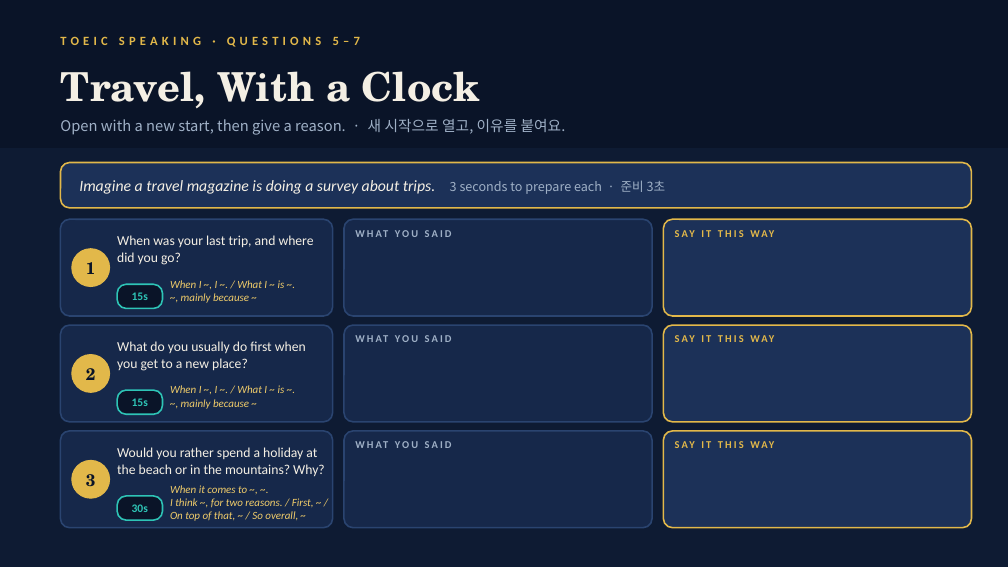
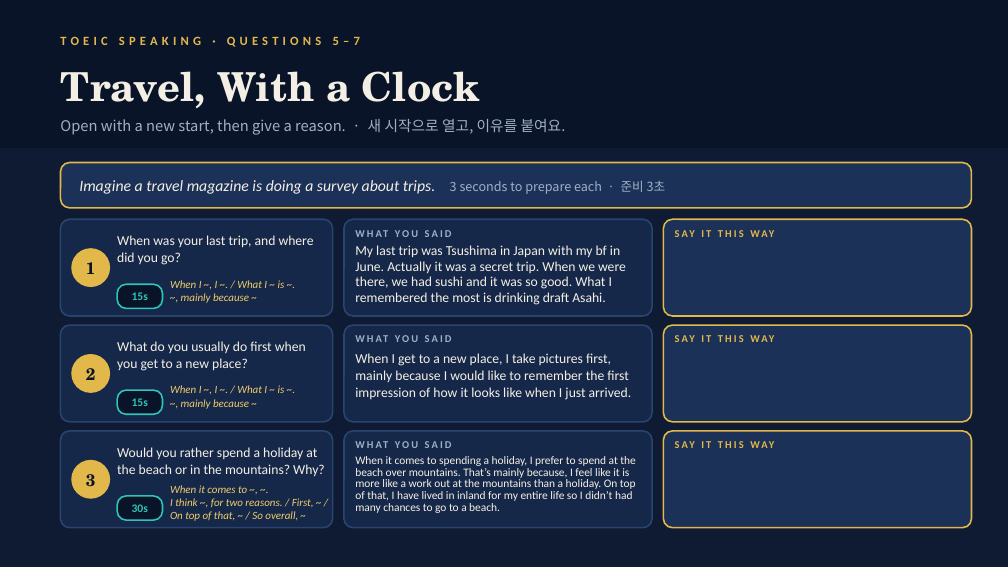
Before and after one commit to briankim-84/dea-m8q3, a slide deck: slide 5 of sukyung-t7n4/Diane_Class5_The_Job_You_Want.pptx. Drawn at 1008x567 pixels with LibreOffice and Linux fonts; fonts in the diff are those of the drawing. Boxes give left, top, right and bottom in pixels: in the first picture for what was removed or moved away, otherwise in the second. Text is boxed around its words. In the diff, an @@ line names an element or a change of style, - is before the commit and + after.

```diff
--- a/sukyung-t7n4/Diane_Class5_The_Job_You_Want.pptx
+++ b/sukyung-t7n4/Diane_Class5_The_Job_You_Want.pptx
@@ text added at (355, 245, 626, 305), 12.9 pt, text #F4EFE4 @@
+My last trip was Tsushima in Japan with my bf in June. Actually it was a secret trip. When we were there, we had sushi and it was so good. What I remembered the most is drinking draft Asahi.
@@ text added at (355, 353, 632, 400), 12.9 pt, text #F4EFE4 @@
+When I get to a new place, I take pictures first, mainly because I would like to remember the first impression of how it looks like when I just arrived.
@@ text added at (355, 456, 636, 513), 10.8 pt, text #F4EFE4 @@
+When it comes to spending a holiday, I prefer to spend at the beach over mountains. That’s mainly because, I feel like it is more like a work out at the mountains than a holiday. On top of that, I have lived in inland for my entire life so I didn’t had many chances to go to a beach.
```
Also in this commit, not shown: 3 other slides changed, 14 other files.
